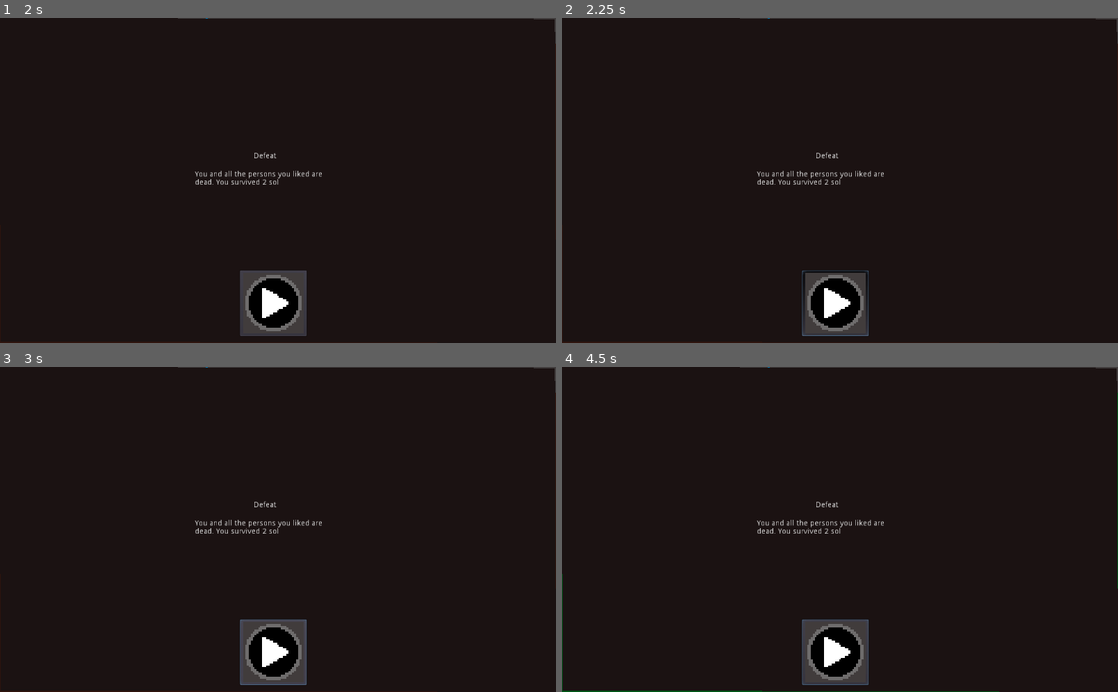
Above: before the commit, frames 1-4 (two rows, left to right).
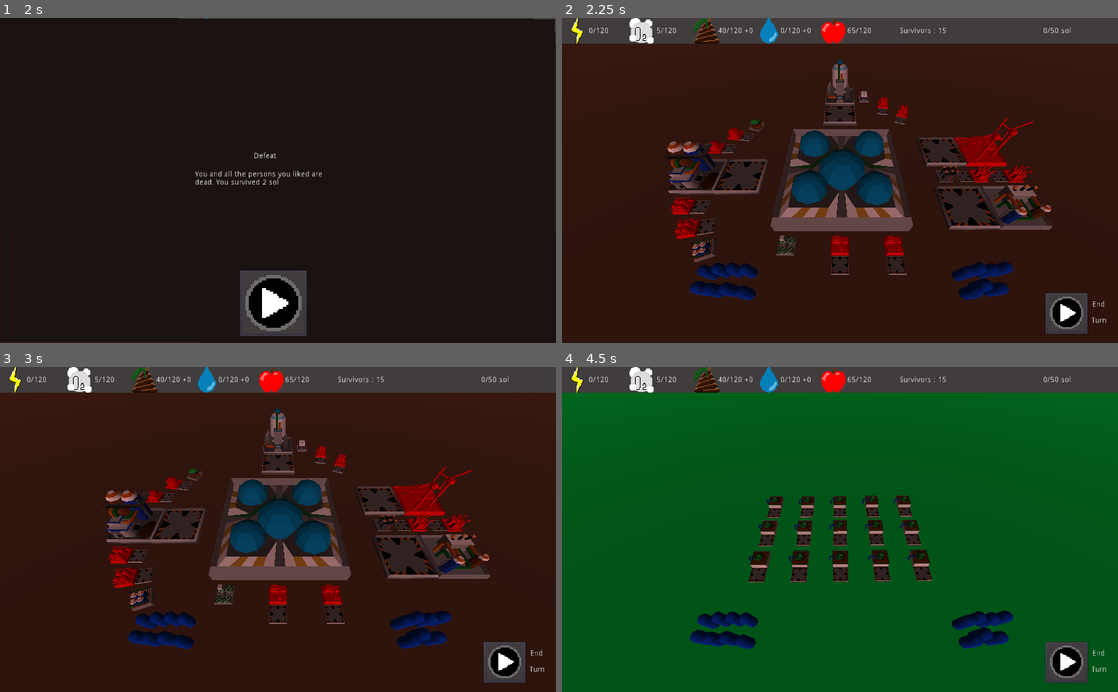
Above: after the commit, the same moments.

Repository: AngryCyboot/LD52
Game: Godot game, scene res://Scènes/Scene principale.tscn
The game is run twice, just before and just after one commit, with the same random seed, the same clock (stepped at 60 frames per second) and the same inputs.
Inputs (mouse positions are in pixels of both pictures, inside the frame that each line leads up to):
- Up to frame 1 (2 s): click (505, 313) at 0.5 s; tap Enter at 1.25 s; move the mouse to (400, 164) at 1.27 s; hold D from 1.28 s (still down); tap I at 1.35 s; click (400, 164) at 1.42 s
- Up to frame 2 (2.25 s): release D at 2 s; click (834, 304) at 2 s
- Up to frame 3 (3 s): click (272, 653) at 2.77 s
- Up to frame 4 (4.5 s): click (834, 653) at 3.52 s; tap Space at 4.25 s; move the mouse to (728, 545) at 4.27 s; hold A from 4.28 s (still down); tap Tab at 4.35 s

Frame 1 is identical in both runs. In frame 2, 31% of the frame differs, in the area x 0-100%, y 0-99%; in frame 3, 31%; in frame 4, 98%, in the area x 0-100%, y 0-100%.

Commit message:
restart button works

Diff:
--- a/GodotFiles/scripts/Scene principale.gd
+++ b/GodotFiles/scripts/Scene principale.gd
@@ -25,10 +25,15 @@
 	prod = $Base.get_child(0)
 	fields = $Champ.get_child(0)
 	storage = $Base.get_child(1)
+	$Camera/UI.connect("restart",self,"restart")
 	for x in prod.get_children():
 		x.connect("scream",self,"cracotte")
 
 	pass
+
+func restart ():
+	get_tree().reload_current_scene()
+
 
 func kill(nb):
 	if nb < survivors * -1:
